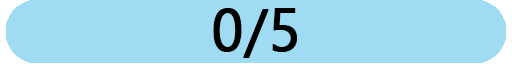
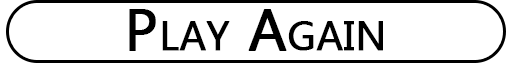
Layers edited between the first and the second 512px x 64px image:
renamed "0/5" to "Play Again", painted on it over [left=129, top=8, right=383, bottom=58]
hid "Rectangle 1" (1st of 2) over [left=6, top=0, right=506, bottom=63]
